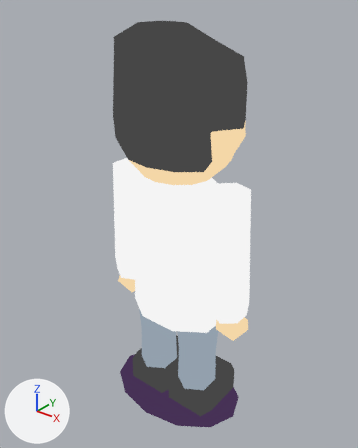
An edit to the Blender file port/characters/assets/models/tech/tech.blend, drawn before and after from the same camera.
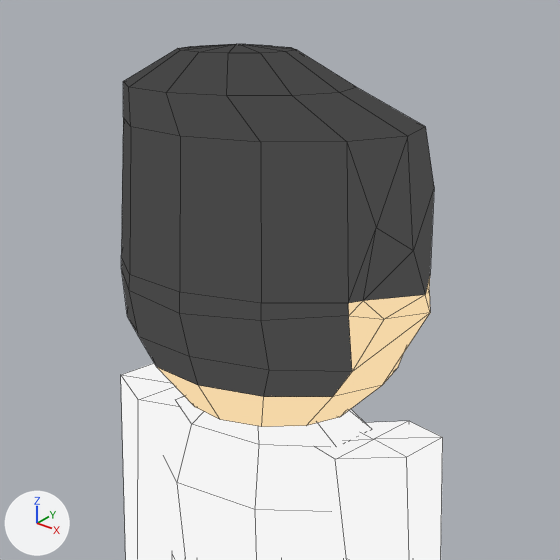
Old and new are each drawn whole from a 50 mm camera at (1.616, -2.004, 2.475) aimed at (-0.014, 0.034, 1.212) and again close up on the part from 17% to 84% of the width and 0% to 54% of the height. The axes (+X, +Y, +Z) are drawn at lower left. The lights are the same throughout. The older version's two pictures come first. The close-ups show mesh edges as thin lines.

In view in the first close-up: 'head scalp ears nose', 'joined garment', 'joined sleeve hand', 'joined sleeve hand.001'.
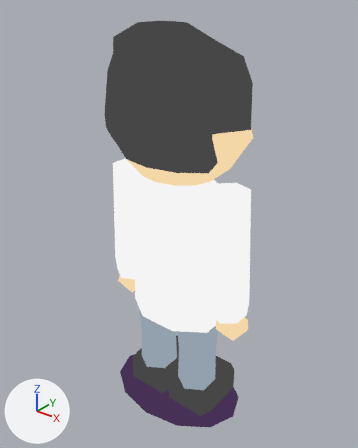
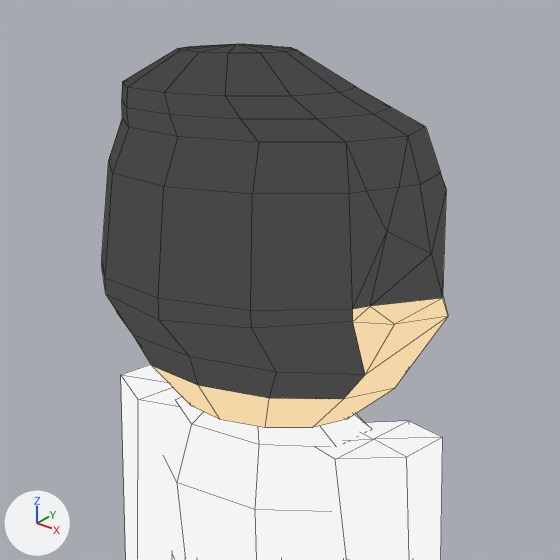
Edits to the bpy script that builds the scene:
```text
Change me_head_scalp_ears_nose:
    used by ob_head_scalp_ears_nose; location = (0.0, 0.0, 0.0)
    remove me_head_scalp_ears_nose.from_pydata(...)  # 104 vertices, 126 faces; spans x -0.42..0.42, y -0.3..0.38, z 1.54..2.31
    add me_head_scalp_ears_nose.from_pydata(...)  # 134 vertices, 156 faces; spans x -0.462..0.462, y -0.36..0.345, z 1.54..2.31
    me_head_scalp_ears_nose part 1
    4 vertices are removed from x -0.371..0.299, y -0.14..0.26, z 1.94..2.16
    40 faces are deleted
    5 vertices in x -0.188..-0.173, y -0.236..0.26, z 1.54..2.025 move by (-0.018, 0.0, 0.0)
    4 vertices in x 0.173..0.188, y -0.236..0.26, z 1.54..1.82 move by (0.018, 0.0, 0.0)
    57 vertices move from x -0.42..0.42, y -0.3..0.38, z 1.54..2.23 to x -0.462..0.462, y -0.36..0.345, z 1.54..2.23
    34 vertices are added at x -0.446..0.38, y -0.331..0.298, z 1.855..2.194
    6 new faces join them, mat_face (picture img_round_tech_face_png), smooth
    61 new faces join them, mat_hair (dark grey #474747), smooth
    3 new faces join them, mat_skin (beige #f4d7a7), smooth
```

Location of each change, (x1, y1, x2, y2) in pixels of the close-ups (560 x 560 px; the box of a moved part takes in the faces that stretch with it):
'head scalp ears nose', reshaped (11% wider): before (121, 44, 434, 427); after (102, 44, 448, 428)
part 1 of me_head_scalp_ears_nose, moved or reshaped: before (121, 70, 434, 427); after (102, 70, 448, 428)
